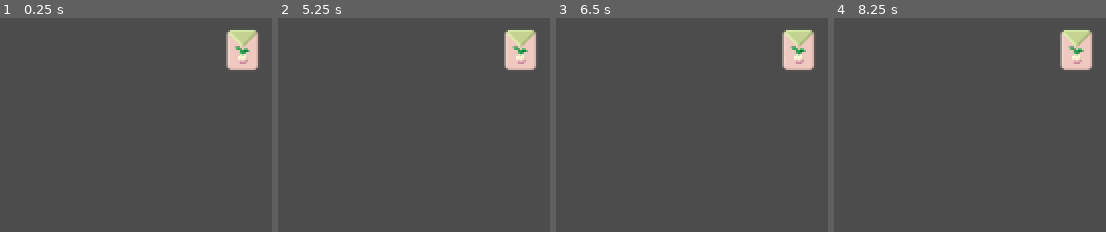
Above: before the commit, frames 1-4 (left to right).
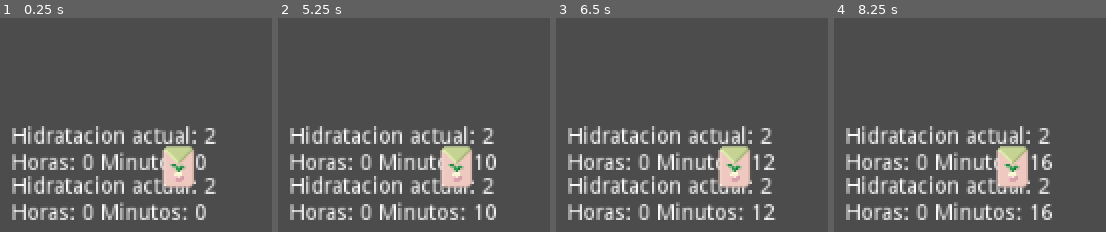
Above: after the commit, the same moments.

Repository: CudrisMartin/Proyecto_cebollas
Game: Godot game, scene res://Mundo.tscn
Same seed, same stepped clock (60 frames per second), same inputs: the game is played once before the commit and once after it. The project has no main scene, so this scene is started directly.
Inputs (mouse positions are in pixels of both pictures, inside the frame that each line leads up to):
- Up to frame 1 (0.25 s): no input
- Up to frame 2 (5.25 s): tap Enter (ui_accept) at 0.5, 0.77, 1.25, 1.52, 2, 2.75, 3.02, 3.5, 3.77, 4.25, 4.52 s; move the mouse to (520, 50) at 0.52 s; press the mouse at (520, 50) at 0.53 s; move the mouse to (outside the picture) at 1.27 s; release the mouse at (outside the picture) at 1.28 s; click (outside the picture) at 1.35 s; move the mouse to (outside the picture) at 2.02 s; press the mouse at (outside the picture) at 2.03 s; move the mouse to (outside the picture) at 2.77 s; release the mouse at (outside the picture) at 2.78 s; click (outside the picture) at 2.85 s; move the mouse to (outside the picture) at 3.52 s; press the mouse at (outside the picture) at 3.53 s; move the mouse to (outside the picture) at 4.27 s; release the mouse at (outside the picture) at 4.28 s; click (outside the picture) at 4.35 s; move the mouse to (outside the picture) at 5.02 s; press the mouse at (outside the picture) at 5.03 s
- Up to frame 3 (6.5 s): move the mouse to (outside the picture) at 5.77 s; release the mouse at (outside the picture) at 5.78 s; click (outside the picture) at 5.85 s; tap Enter (ui_accept) at 6.02 s
- Up to frame 4 (8.25 s): move the mouse to (outside the picture) at 6.52 s; press the mouse at (outside the picture) at 6.53 s; tap Enter (ui_accept) at 6.77, 7.52 s; move the mouse to (outside the picture) at 7.27 s; release the mouse at (outside the picture) at 7.28 s; click (outside the picture) at 7.35 s; move the mouse to (outside the picture) at 8.02 s; press the mouse at (outside the picture) at 8.03 s

The runs differ from the first frame. In frame 1, 15% of the frame differs, in the area x 4-95%, y 5-95%; in frame 2, 15%; in frame 3, 15%; in frame 4, 15%.
Error before the commit: Invalid call. Nonexistent function 'ins_restart' in base 'Node (Reloj.gd)'. (res://Scripts/Terreno.gd:29)
Error after the commit: Invalid call. Nonexistent function 'ins_restart' in base 'Node (Reloj.gd)'. (res://Scripts/Terreno.gd:40)

Commit message:
Trabajo en nodo terreno

Diff:
--- a/Proyecto_cebolla_GD/Mundo.tscn
+++ b/Proyecto_cebolla_GD/Mundo.tscn
@@ -6,7 +6,10 @@
 [node name="Mundo" type="Node2D"]
 
 [node name="Terreno" parent="." instance=ExtResource( 1 )]
-position = Vector2( 56, 61 )
+position = Vector2( 88, 99 )
+
+[node name="Terreno2" parent="." instance=ExtResource( 1 )]
+position = Vector2( 88, 131 )
 
 [node name="Semilla_ceb" parent="." instance=ExtResource( 2 )]
-position = Vector2( 236, 50 )
+position = Vector2( 195, 125 )
--- a/Proyecto_cebolla_GD/Plantas/Cebolla.tscn
+++ b/Proyecto_cebolla_GD/Plantas/Cebolla.tscn
@@ -41,6 +41,7 @@
 modo = 1
 
 [node name="Label" type="Label" parent="."]
+visible = false
 margin_left = 12.0
 margin_top = -11.0
 margin_right = 52.0
--- a/Proyecto_cebolla_GD/Scripts/Planta.gd
+++ b/Proyecto_cebolla_GD/Scripts/Planta.gd
@@ -7,12 +7,15 @@
 var home_position
 
 onready var m = float(fert)/float(vel_cre)
+onready var ter
 
 onready var re = $Reloj
 
 var crecimiento = 0
 
 func _process(delta):
+
+	hid = ter.hid_actual
 
 	var cre = m*re.horas
 
--- a/Proyecto_cebolla_GD/Scripts/Reloj.gd
+++ b/Proyecto_cebolla_GD/Scripts/Reloj.gd
@@ -43,7 +43,7 @@
 		if horas == horas_max:
 			activado == false
 			emit_signal("fin_reloj")
-		print("Mundo Horas: "+str(horas)+" Minutos: "+str(minutos))
+		#print("Mundo Horas: "+str(horas)+" Minutos: "+str(minutos))
 
 func re_planta():
 	if activado:
--- a/Proyecto_cebolla_GD/Scripts/Semillas.gd
+++ b/Proyecto_cebolla_GD/Scripts/Semillas.gd
@@ -2,7 +2,6 @@
 
 onready var home_position = get_global_position()
 var inside = false
-
 
 func _process(_delta):
 	if inside == true:
@@ -15,6 +14,5 @@
 func _on_Area2D_input_event(_viewport, event, _shape_idx):
 	if event.is_action_pressed("left_click"):
 		inside = true
-		print("si")
 	if event.is_action_released("left_click"):
 		inside = false
--- a/Proyecto_cebolla_GD/Scripts/Terreno.gd
+++ b/Proyecto_cebolla_GD/Scripts/Terreno.gd
@@ -4,9 +4,13 @@
 
 onready var reloj = $Reloj
 
-var plantas = 0
+var plantas = 1
 var hid_actual
 var clima_act = 1
+
+var cercanas = []
+
+var full = false
 
 var clima = {
 	"Sequia": 1,
@@ -19,11 +23,18 @@
 
 func _process(delta):
 
+	plantas = 1
+
+	for i in cercanas:
+		if i.full == true:
+			plantas += 1
+
 	if Input.is_action_just_pressed("ui_accept"):
 		hidratar()
 
-	hid_actual = (10*clima_act)/(plantas*reloj.horas+2)^(1/2) -1/(2*clima_act)
+	hid_actual = (10*clima_act)/((plantas*(reloj.horas^2))+2)^(1/2) -1/(2*clima_act)
 
+	$Label.text = "Hidratacion actual: "+str(hid_actual)+"\nHoras: "+str(reloj.horas)+" Minutos: "+str(reloj.minutos)
 
 func hidratar():
 	reloj.ins_restart()
@@ -31,11 +42,19 @@
 func _on_Area2D_body_entered(body):
 	var P_seed = body.name
 	var new_plant = null
-	var sem_pos = body.get_position()
+	if body.is_in_group("Semillas"):
+		if full == false:
+			if plants.has(P_seed):
+				full = true
+				new_plant = plants[P_seed].instance()
+				new_plant.global_position = self.position #- Vector2(0, 10)
+				new_plant.ter = self
+				get_parent().call_deferred("add_child", new_plant)
+				new_plant.home_position = self.global_position #+Vector2(0,-10)
+				body.inside = false
 
-	if body.is_in_group("Semillas"):
-		new_plant = plants[P_seed].instance()
-		new_plant.global_position = sem_pos
-		new_plant.home_position = self.global_position
-		call_deferred("add_child", new_plant)
-		body.inside = false
+
+
+func _on_Plantas_cer_area_entered(area):
+	if area.get_parent().is_in_group("Terreno"):
+		cercanas.append(area.get_parent())
--- a/Proyecto_cebolla_GD/Terreno.tscn
+++ b/Proyecto_cebolla_GD/Terreno.tscn
@@ -1,12 +1,15 @@
-[gd_scene load_steps=4 format=2]
+[gd_scene load_steps=5 format=2]
 
 [ext_resource path="res://Scripts/Terreno.gd" type="Script" id=1]
 [ext_resource path="res://Nodos/Reloj.tscn" type="PackedScene" id=2]
 
 [sub_resource type="RectangleShape2D" id=1]
-extents = Vector2( 45, 45 )
+extents = Vector2( 16, 16 )
 
-[node name="Terreno" type="Node2D"]
+[sub_resource type="CircleShape2D" id=2]
+radius = 22.6274
+
+[node name="Terreno" type="Node2D" groups=["Terreno"]]
 script = ExtResource( 1 )
 hidratacion = 10
 
@@ -17,4 +20,17 @@
 [node name="CollisionShape2D" type="CollisionShape2D" parent="Area2D"]
 shape = SubResource( 1 )
 
+[node name="Label" type="Label" parent="."]
+margin_right = 40.0
+margin_bottom = 14.0
+
+[node name="Plantas_cer" type="Area2D" parent="."]
+collision_layer = 2
+collision_mask = 2
+
+[node name="CollisionShape2D" type="CollisionShape2D" parent="Plantas_cer"]
+rotation = 0.785708
+shape = SubResource( 2 )
+
 [connection signal="body_entered" from="Area2D" to="." method="_on_Area2D_body_entered"]
+[connection signal="area_entered" from="Plantas_cer" to="." method="_on_Plantas_cer_area_entered"]
Not shown, changed: Modelos matematicos/Deshid terreno.ggb
Not shown, changed: Sprites/Plantas/Cultivo cebolla.psd
